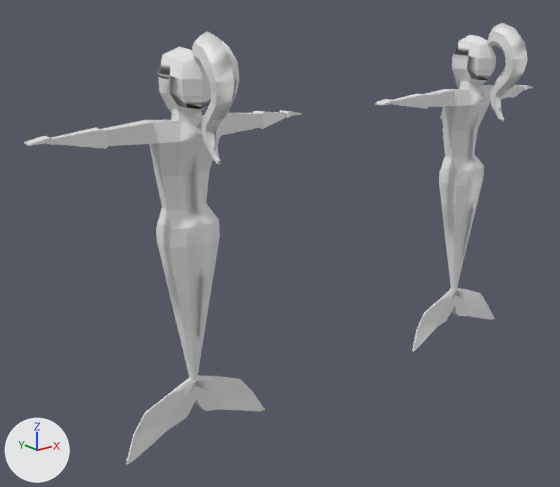
The FBX model Assets/Blender/fbx exports/samantha-exported.fbx, before and after one commit.
One viewpoint serves both versions: a 50 mm camera at (-18.5, -29.9, 11.0) aimed at (6.4, 1.2, -1.4). Lighting does not change. The marker at lower left points along +X, +Y and +Z.

The first picture shows 'Body.Raw', 'Hair.Raw', 'Mermaid'.
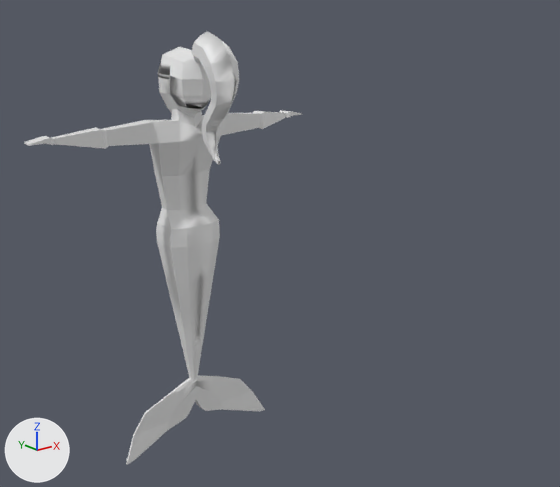
The newer file is also turned or shifted as a whole; pictures and numbers use the older file's frame.

Changed parts and their boxes (x1, y1, x2, y2) in the pictures (560 x 487 px):
'Body.Raw', deleted: before (375, 57, 533, 351)
'Hair.Raw', deleted: before (453, 23, 528, 122)

Diff of the bpy script that builds the scene:
```diff
--- a/Assets/Blender/fbx exports/samantha-exported.fbx.py
+++ b/Assets/Blender/fbx exports/samantha-exported.fbx.py
@@ ob_hair_raw @@
-ob_hair_raw = bpy.data.objects.new('Hair.Raw', me_cube_005)
-ob_hair_raw.location = (20.02, 0.0, 7.62)
-ob_hair_raw.rotation_euler = (-3.142, 0.0, 0.0)  # degrees (-180, 0, 0)
-ob_hair_raw.scale = (-1.0, -1.0, -1.0)
@@ ob_body_raw @@
-ob_body_raw = bpy.data.objects.new('Body.Raw', me_cube_004)
-ob_body_raw.location = (20.02, 0.0, 7.62)
```
